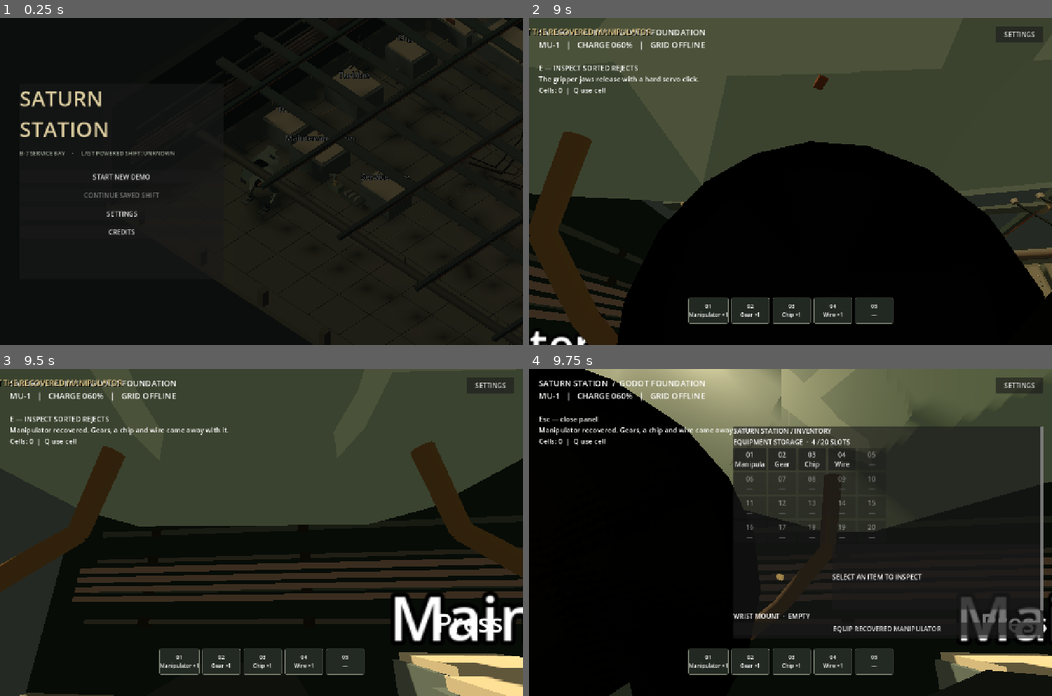
Above: before the commit, frames 1-4 (two rows, left to right).
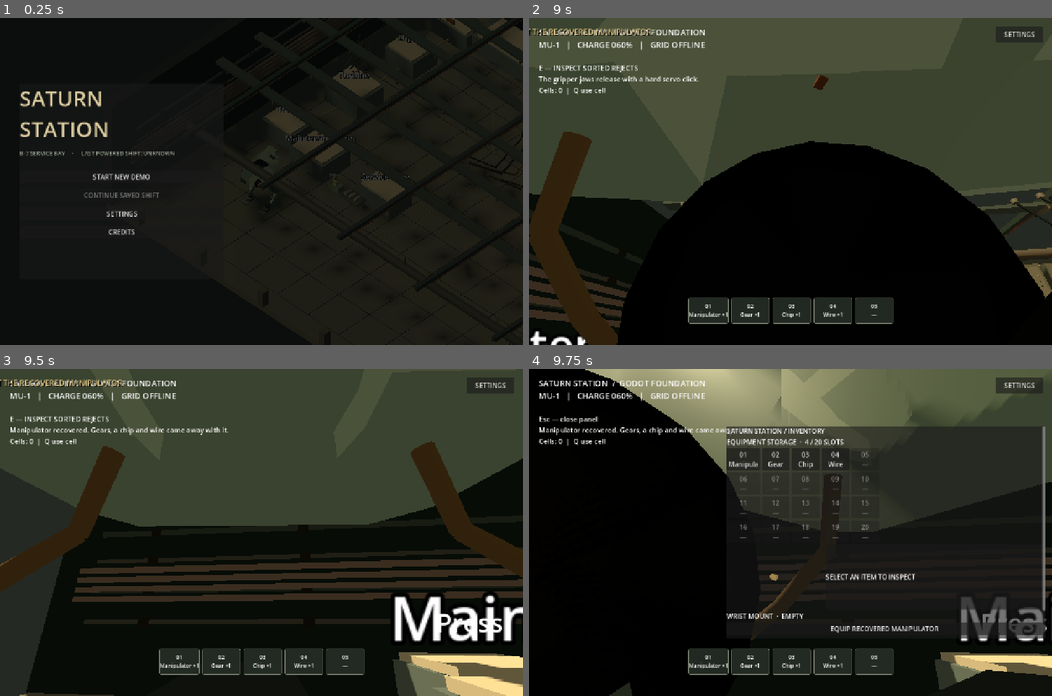
Above: after the commit, the same moments.

Repository: thetruenadia/saturn-station
Game: Godot game, scene res://main_menu.tscn
Two runs of this game, one before a commit and one after it. Both use one fixed random seed, a clock stepped at 60 frames per second and the inputs below.
Inputs (mouse positions are in pixels of both pictures, inside the frame that each line leads up to):
- Up to frame 1 (0.25 s): no input
- Up to frame 2 (9 s): click "START NEW DEMO" at 0.5 s; click "BEGIN BOOT SEQUENCE" at 1.25 s; click "Y · SKIP CUTSCENE" at 2 s; click "SETTINGS" at 2.75 s; click "BACK TO PAUSE MENU" at 3.5 s; click "RESTART DEMO" at 4.25 s; click "BEGIN BOOT SEQUENCE" at 5 s; click "Y · SKIP CUTSCENE" at 5.75 s; tap Enter at 6.5 s; move the mouse to (905, 165) at 6.52 s; hold D 6.53-7.25 s; tap V at 6.6 s; click (905, 165) at 6.67 s; drag from (685, 197) to (764, 246) at 7.27 s; move the mouse to (842, 109) at 8.02 s; hold D 8.03-8.75 s; tap E at 8.1 s; drag from (764, 246) to (633, 132) at 8.77 s
- Up to frame 3 (9.5 s): no input
- Up to frame 4 (9.75 s): tap Space at 9.5 s; move the mouse to (947, 581) at 9.52 s; hold A from 9.53 s (still down); tap I at 9.6 s

Frames 1-3 are identical in both runs. In frame 4, 2.8% of the frame differs, in the area x 37-99%, y 17-83%.

Commit message:
Improve narrow inventory layouts and save verification

Diff:
--- a/godot/test_workshop.gd
+++ b/godot/test_workshop.gd
@@ -24,6 +24,10 @@
 	assert(workshop.hotbar_slots.size() == 5)
 	assert(workshop.ambient_player.playing)
 	assert((workshop.ambient_player.stream as AudioStreamWAV).loop_mode == AudioStreamWAV.LOOP_FORWARD)
+	var desktop_inventory_layout: Dictionary = workshop._inventory_layout_for_width(1280.0)
+	assert(desktop_inventory_layout["panel_width"] == 780.0 and desktop_inventory_layout["columns"] == 5)
+	var mobile_inventory_layout: Dictionary = workshop._inventory_layout_for_width(320.0)
+	assert(mobile_inventory_layout["panel_width"] == 288.0 and mobile_inventory_layout["columns"] == 3 and mobile_inventory_layout["stack_inspection"])
 	workshop.player.position = Vector3(3.5,0,-2.25)
 	workshop.visual.rotation.y = 1.1
 	workshop.charge = 42.0
@@ -47,6 +51,43 @@
 	workshop.player.position = Vector3.ZERO
 	workshop.charge = 60.0
 	workshop.yaw = PI / 4.0
+	workshop.pitch = 0.72
+	workshop.zoom = 15.0
+	workshop.isometric = true
+	workshop.update_camera()
+	var saved_path: String = workshop.save_path
+	var regression_path := "/private/tmp/saturn-station-godot-save-regression.cfg"
+	if FileAccess.file_exists(regression_path):
+		DirAccess.remove_absolute(regression_path)
+	workshop.save_path = regression_path
+	workshop.persistence_enabled = true
+	workshop.player.position = Vector3(4.25,0,-3.5)
+	workshop.visual.rotation.y = -0.7
+	workshop.charge = 37.0
+	workshop.yaw = 1.7
+	workshop.pitch = 0.44
+	workshop.zoom = 9.5
+	workshop.isometric = false
+	assert(workshop._save_progress() == OK)
+	workshop.player.position = Vector3.ZERO
+	workshop.visual.rotation.y = 0.0
+	workshop.charge = 60.0
+	workshop.yaw = PI/4.0
+	workshop.pitch = 0.72
+	workshop.zoom = 15.0
+	workshop.isometric = true
+	workshop._load_progress()
+	assert(is_equal_approx(workshop.player.position.x,4.25) and is_equal_approx(workshop.player.position.z,-3.5))
+	assert(is_equal_approx(workshop.charge,37.0) and is_equal_approx(workshop.visual.rotation.y,-0.7))
+	assert(is_equal_approx(workshop.yaw,1.7) and is_equal_approx(workshop.pitch,0.44) and is_equal_approx(workshop.zoom,9.5))
+	assert(not workshop.isometric)
+	workshop.persistence_enabled = false
+	workshop.save_path = saved_path
+	DirAccess.remove_absolute(regression_path)
+	workshop.player.position = Vector3.ZERO
+	workshop.visual.rotation.y = 0.0
+	workshop.charge = 60.0
+	workshop.yaw = PI/4.0
 	workshop.pitch = 0.72
 	workshop.zoom = 15.0
 	workshop.isometric = true
@@ -181,6 +222,12 @@
 	assert(item_preview.find_child("RotatingItemModel",true,false).get_child_count() > 2)
 	var item_inspection = workshop.menu.find_child("InventoryInspection",true,false)
 	assert(item_inspection.get_child(0).text.contains("Heavy gripper"))
+	workshop.refresh_menu(Vector2(320,640))
+	assert(workshop.menu.find_child("InventoryGrid",true,false).columns == 3)
+	assert(workshop.menu.find_child("InventoryInspectionRow",true,false) is VBoxContainer)
+	assert(is_equal_approx(workshop.interface.size.x,288.0))
+	workshop.refresh_menu(Vector2(1280,800))
+	assert(workshop.menu.find_child("InventoryGrid",true,false).columns == 5)
 	workshop.equip_or_stow_manipulator()
 	assert(workshop.progression.arm_equipped and workshop.recovered_arm.visible)
 	assert(workshop._interaction_hint("Service case") == "RELEASE SERVICE CASE")
--- a/godot/workshop.gd
+++ b/godot/workshop.gd
@@ -119,6 +119,7 @@
 var persistence_enabled := true
 var save_elapsed := 0.0
 const SAVE_PATH := "user://saturn-station.save"
+var save_path := SAVE_PATH
 var room := [
 	["Service case", -5.0, 2.0, 1.0, 0.73],
 	["Auxiliary power", -10.8, -8.5, 1.15, 0.55],
@@ -366,6 +367,7 @@
 	if persistence_enabled:
 		_load_progress()
 	update_camera()
+	get_viewport().size_changed.connect(_on_viewport_size_changed)
 	if get_tree().has_meta("start_maker_opening") and bool(get_tree().get_meta("start_maker_opening")):
 		get_tree().remove_meta("start_maker_opening")
 		call_deferred("start_maker_opening")
@@ -1155,8 +1157,8 @@
 	_save_game_preferences()
 
 func restart_demo() -> void:
-	if FileAccess.file_exists(SAVE_PATH):
-		DirAccess.remove_absolute(ProjectSettings.globalize_path(SAVE_PATH))
+	if FileAccess.file_exists(save_path):
+		DirAccess.remove_absolute(ProjectSettings.globalize_path(save_path))
 	get_tree().set_meta("start_maker_opening",true)
 	get_tree().change_scene_to_file("res://workshop.tscn")
 
@@ -1660,13 +1662,16 @@
 	_save_progress()
 	refresh_menu()
 
-func _save_progress() -> void:
+func _save_progress() -> Error:
 	if not persistence_enabled:
-		return
+		return OK
 	var save := ConfigFile.new()
 	save.set_value("progress", "snapshot", progression.snapshot())
 	save.set_value("world", "state", _capture_world_state())
-	save.save(SAVE_PATH)
+	var result := save.save(save_path)
+	if result != OK:
+		push_warning("Unable to save workshop progress to %s (error %s)." % [save_path,result])
+	return result
 
 func _capture_world_state() -> Dictionary:
 	return {
@@ -1692,7 +1697,7 @@
 
 func _load_progress() -> void:
 	var save := ConfigFile.new()
-	if save.load(SAVE_PATH) != OK:
+	if save.load(save_path) != OK:
 		return
 	var world_state: Variant = save.get_value("world", "state", {})
 	if world_state is Dictionary:
@@ -1721,7 +1726,7 @@
 		exit_door.position.y = 4.8
 
 func _notification(what: int) -> void:
-	if what == NOTIFICATION_WM_CLOSE_REQUEST or what == NOTIFICATION_APPLICATION_PAUSED:
+	if is_instance_valid(player) and (what == NOTIFICATION_WM_CLOSE_REQUEST or what == NOTIFICATION_APPLICATION_PAUSED):
 		_save_progress()
 
 func prepare_menu_backdrop() -> void:
@@ -1734,15 +1739,34 @@
 	if layer:
 		layer.hide()
 
-func refresh_menu() -> void:
+func _inventory_layout_for_width(viewport_width: float) -> Dictionary:
+	var panel_width := clampf(viewport_width-32.0,220.0,780.0)
+	var columns := 5 if panel_width >= 560.0 else 4 if panel_width >= 340.0 else 3
+	return {"panel_width":panel_width,"columns":columns,"stack_inspection":panel_width < 460.0}
+
+func _on_viewport_size_changed() -> void:
+	if mode != "" and interface and interface.visible:
+		call_deferred("refresh_menu")
+
+func refresh_menu(viewport_size_override: Vector2 = Vector2.ZERO) -> void:
 	for child in menu.get_children():
 		menu.remove_child(child)
 		child.queue_free()
 	var panel_width := 420.0
+	var inventory_columns := 4
+	var stack_inspection := false
+	var viewport_size := viewport_size_override if viewport_size_override != Vector2.ZERO else get_viewport().get_visible_rect().size
 	if mode == "inventory":
-		panel_width = minf(780.0,maxf(340.0,get_viewport().get_visible_rect().size.x-40.0))
-	interface.offset_left = -panel_width
-	interface.offset_right = -20
+		var layout := _inventory_layout_for_width(viewport_size.x)
+		panel_width = float(layout["panel_width"])
+		inventory_columns = int(layout["columns"])
+		stack_inspection = bool(layout["stack_inspection"])
+	interface.offset_left = -panel_width-16.0
+	interface.offset_right = -16
+	var available_height := viewport_size.y
+	var vertical_half := minf(260.0,maxf(0.0,(available_height-32.0)*0.5))
+	interface.offset_top = -vertical_half
+	interface.offset_bottom = vertical_half
 	line("SATURN STATION / " + mode.to_upper())
 	match mode:
 		"generator_hall":
@@ -1753,7 +1777,7 @@
 			line("EQUIPMENT STORAGE  ·  %d / 20 SLOTS" % progression.item_count())
 			var grid := GridContainer.new()
 			grid.name = "InventoryGrid"
-			grid.columns = 5 if panel_width >= 560.0 else 4
+			grid.columns = inventory_columns
 			grid.add_theme_constant_override("h_separation",5)
 			grid.add_theme_constant_override("v_separation",5)
 			menu.add_child(grid)
@@ -1761,7 +1785,8 @@
 			for i in range(20):
 				var slot := Button.new()
 				slot.name = "InventorySlot%02d" % i
-				slot.custom_minimum_size = Vector2(68,48)
+				var slot_width := clampf((panel_width-32.0-float(inventory_columns-1)*5.0)/float(inventory_columns),54.0,68.0)
+				slot.custom_minimum_size = Vector2(slot_width,48)
 				if i < items.size():
 					var item_type: String = items[i]
 					slot.text = "%02d\n%s" % [i+1,item_type.capitalize().substr(0,8)]
@@ -1771,11 +1796,11 @@
 					slot.text = "%02d\n—" % (i+1)
 					slot.disabled = true
 				grid.add_child(slot)
-			var inspection_row := HBoxContainer.new()
+			var inspection_row: BoxContainer = VBoxContainer.new() if stack_inspection else HBoxContainer.new()
 			inspection_row.name = "InventoryInspectionRow"
 			inspection_row.add_theme_constant_override("separation",12)
 			menu.add_child(inspection_row)
-			var item_preview := _make_inventory_preview(inventory_inspection,panel_width)
+			var item_preview := _make_inventory_preview(inventory_inspection,panel_width-32.0 if stack_inspection else panel_width)
 			inspection_row.add_child(item_preview)
 			var selected := PanelContainer.new()
 			selected.name = "InventoryInspection"
Not shown, changed: godot/PORTING-STATUS.md
